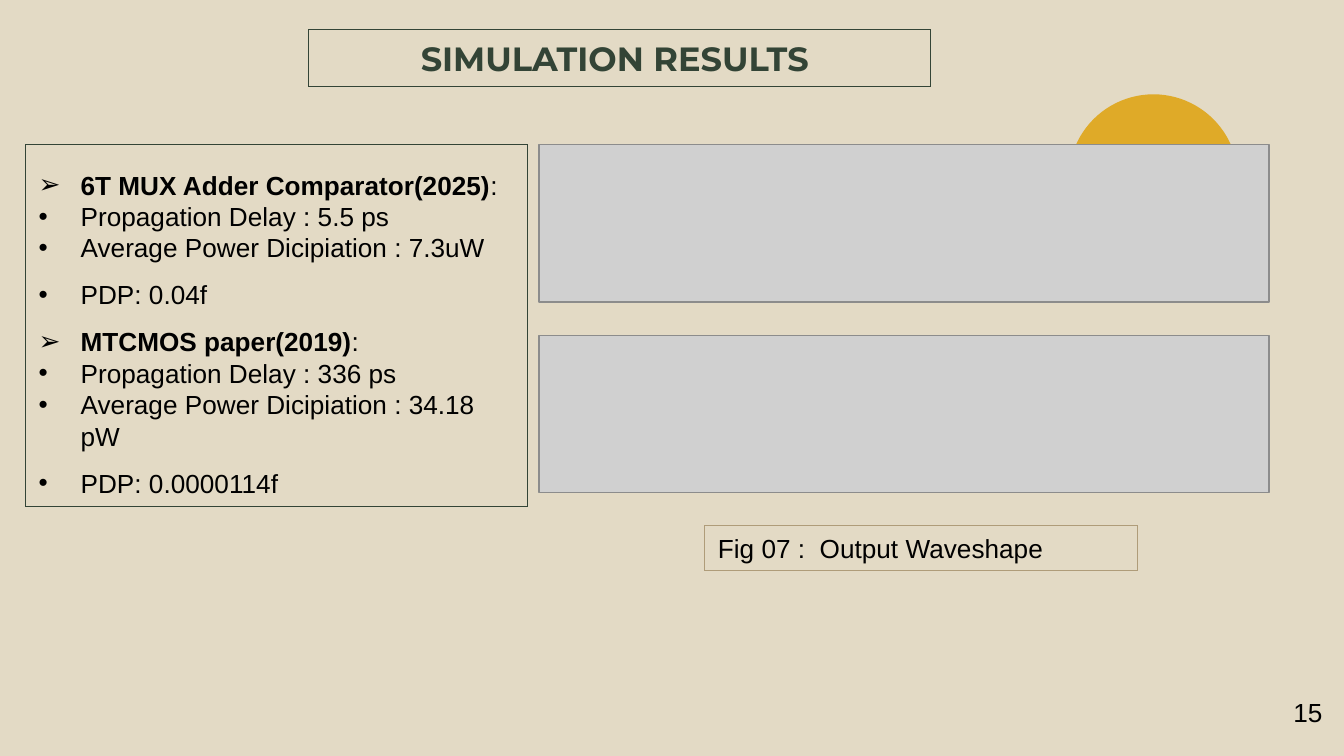
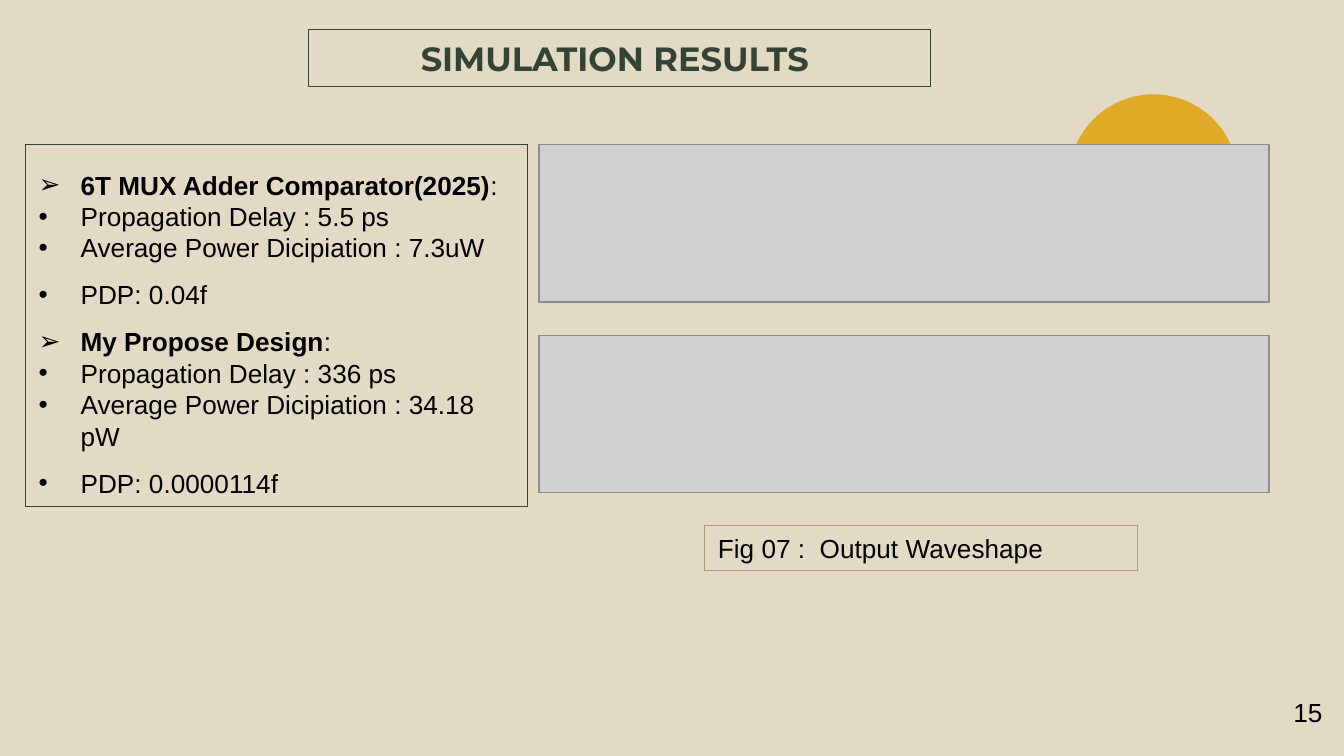
Before and after one commit to algoscienceacademy/QCA-TG-PASS-CMOS-GDI-CIRCUIT, a slide deck: slide 16 of Thesis Book/pre-defence/A25GM13 Presentation Slide.pptx. Drawn at 1344x756 pixels with LibreOffice and Linux fonts; fonts in the diff are those of the drawing; grey boxes stand for pictures; background and template pictures are left out. Boxes give left, top, right and bottom in pixels: in the first picture for what was removed or moved away, otherwise in the second. Text is boxed around its words. In the diff, an @@ line names an element or a change of style, - is before the commit and + after.

```diff
--- a/Thesis Book/pre-defence/A25GM13 Presentation Slide.pptx
+++ b/Thesis Book/pre-defence/A25GM13 Presentation Slide.pptx
@@ text in rectangle at <box>81,332,331,357</box>: text changed @@
-➢ MTCMOS paper(2019):
+➢ My Propose Design:
```
Also in this commit, not shown: 16 other files.
